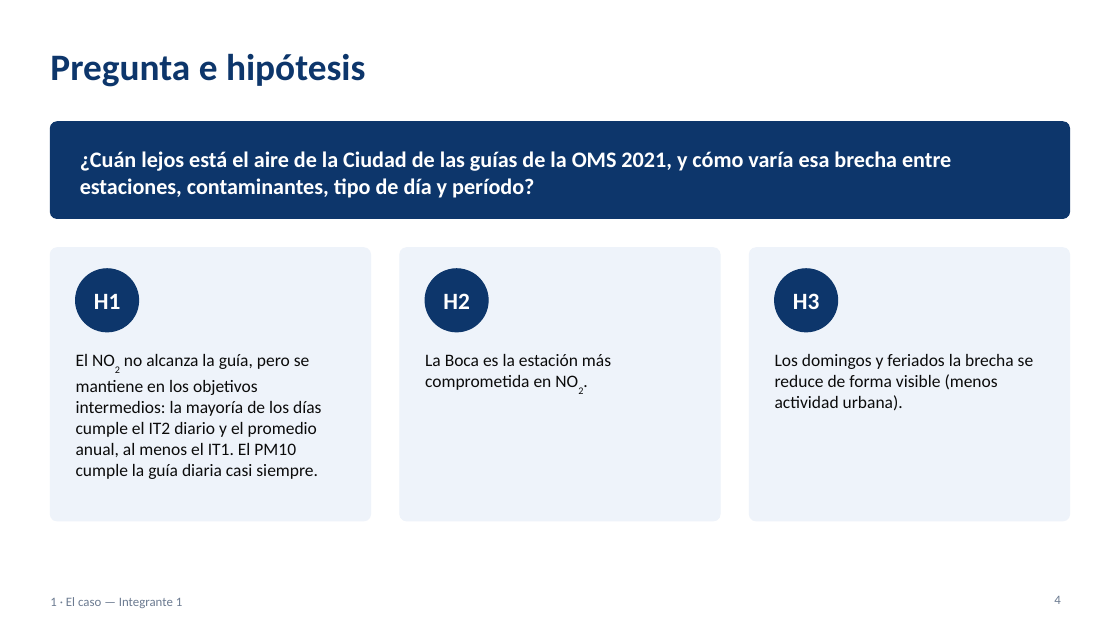
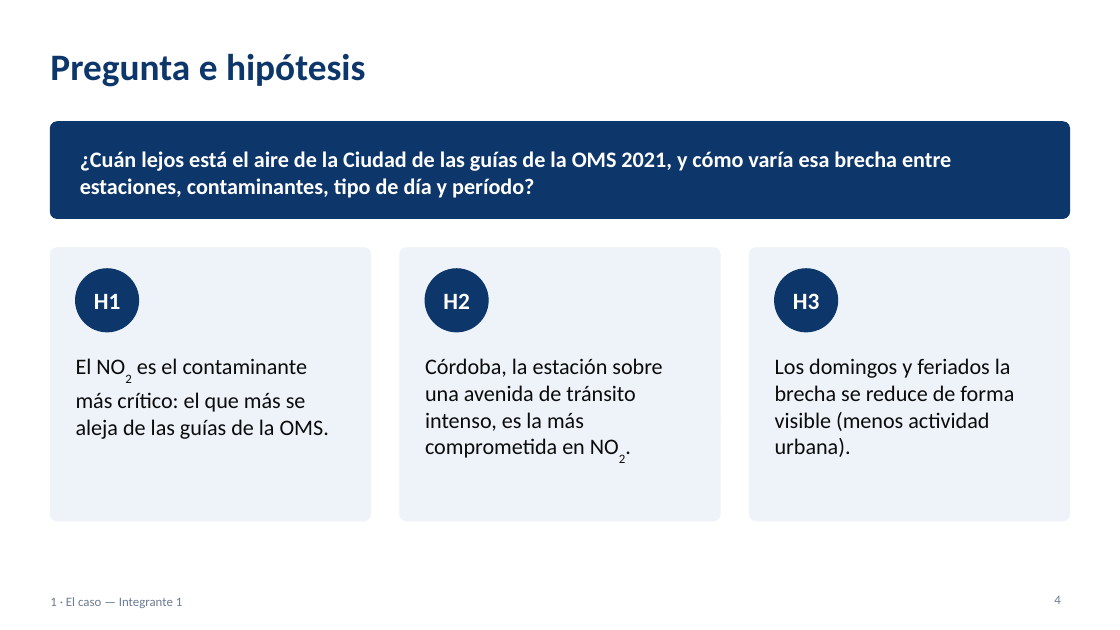
Before and after one commit to ezequielmaranda/nox-ciudad, a slide deck: slide 4 of presentacion/presentacion_tp_aire_oms.pptx. Drawn at 1120x630 pixels with LibreOffice and Linux fonts; fonts in the diff are those of the drawing. Boxes give left, top, right and bottom in pixels: in the first picture for what was removed or moved away, otherwise in the second. Text is boxed around its words. In the diff, an @@ line names an element or a change of style, - is before the commit and + after.

```diff
--- a/presentacion/presentacion_tp_aire_oms.pptx
+++ b/presentacion/presentacion_tp_aire_oms.pptx
@@ text at (x1=76, y1=358, x2=329, y2=439): text changed; size 15 to 19 pt @@
-El NO2 no alcanza la guía, pero se mantiene en los objetivos intermedios: la mayoría de los días cumple el IT2 diario y el promedio anual, al menos el IT1. El PM10 cumple la guía diaria casi siempre.
+El NO2 es el contaminante más crítico: el que más se aleja de las guías de la OMS.
@@ text at (x1=425, y1=358, x2=662, y2=458): text changed; size 15 to 19 pt @@
-La Boca es la estación más comprometida en NO2.
+Córdoba, la estación sobre una avenida de tránsito intenso, es la más comprometida en NO2.
@@ text "Los domingos y feriados la ..." at (x1=775, y1=358, x2=1014, y2=457): size 15 to 19 pt @@
```
Also in this commit, not shown: 3 other slides changed, 6 other files.
